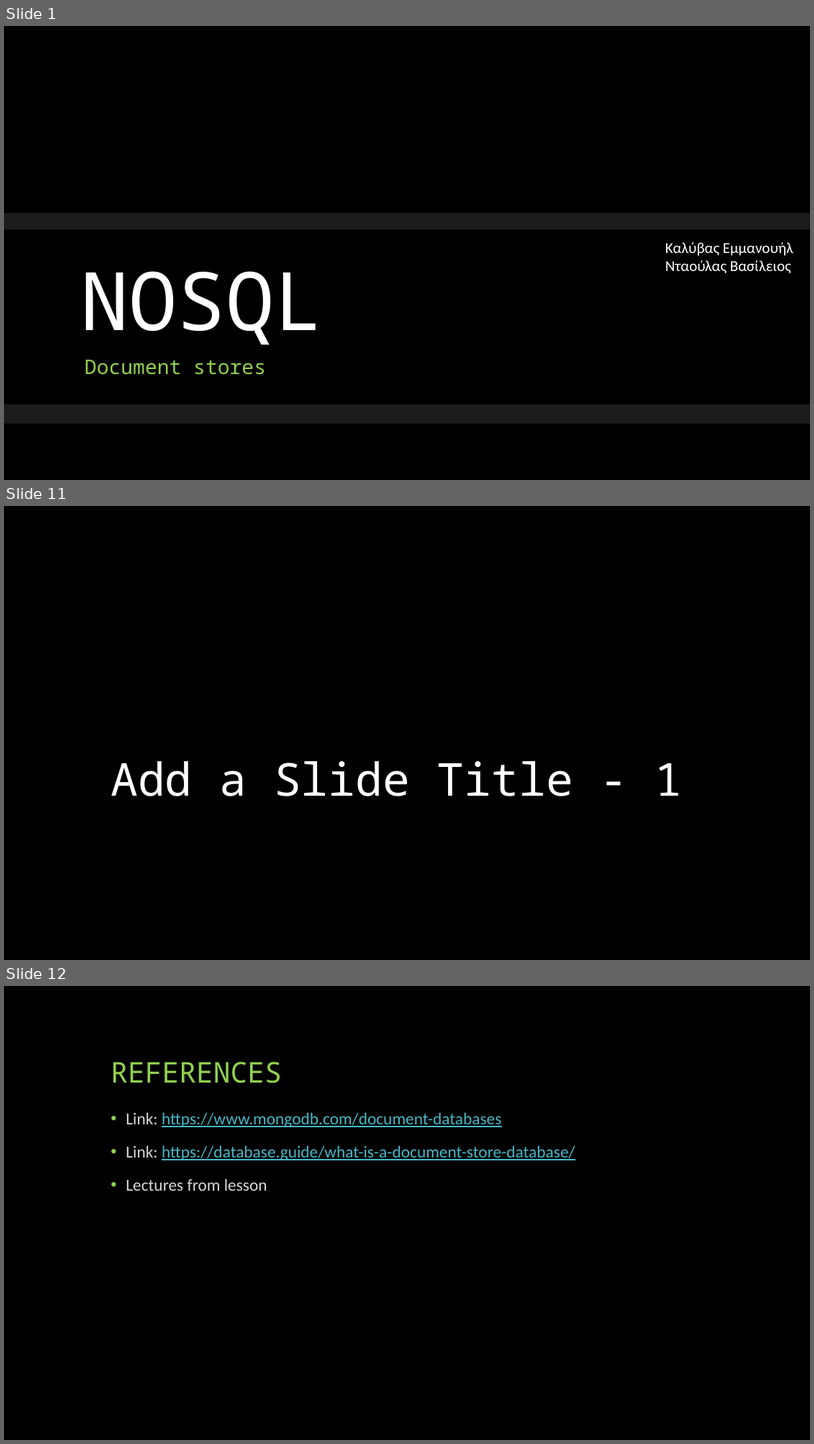
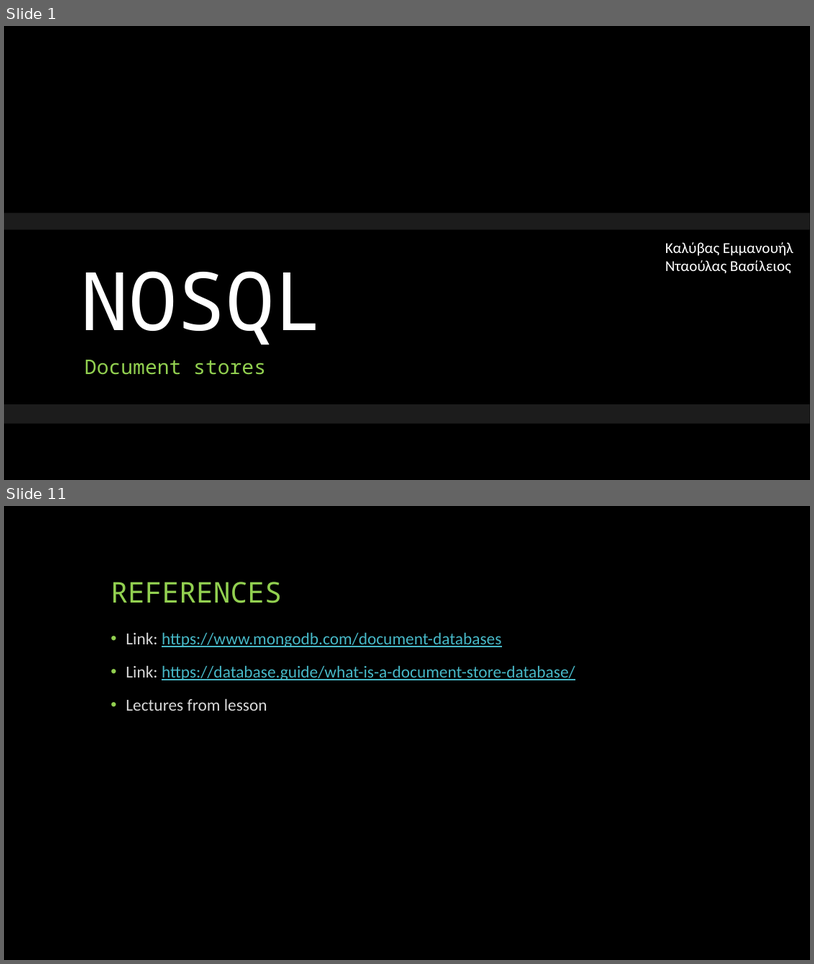
Before and after one commit to MnAppsNet/DominanceQueries, a slide deck: NOSQL - document stores.pptx. Shown one above the other, each under a label of ours: slides 1, 11 and 12 before the commit, slides 1 and 11 after it; the slides between them are not shown. The pictures are 814x1444 and 814x964 pixels, drawn with LibreOffice and Linux fonts; fonts in the diff are those of the drawing; background and template pictures are left out. Boxes give left, top, right and bottom in pixels: in the first picture for what was removed or moved away, otherwise in the second. Text is boxed around its words. In the diff, an @@ line names an element or a change of style, - is before the commit and + after.

```diff
--- a/NOSQL - document stores.pptx
+++ b/NOSQL - document stores.pptx
@@ slide 11 removed at (x1=4, y1=506, x2=810, y2=960), background #000000 @@
@@ title removed at (x1=111, y1=761, x2=682, y2=796) @@
-Add a Slide Title - 1
@@ what was slide 12 is now slide 11 @@
```
Also in this commit, not shown: 6 slides changed, 4 slides added, 4 other slides removed.
